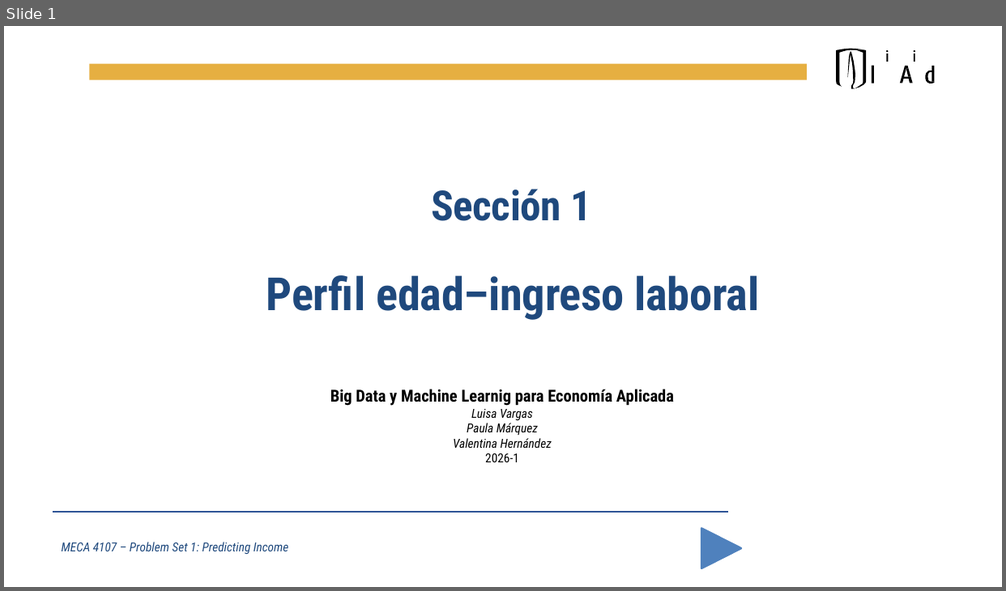
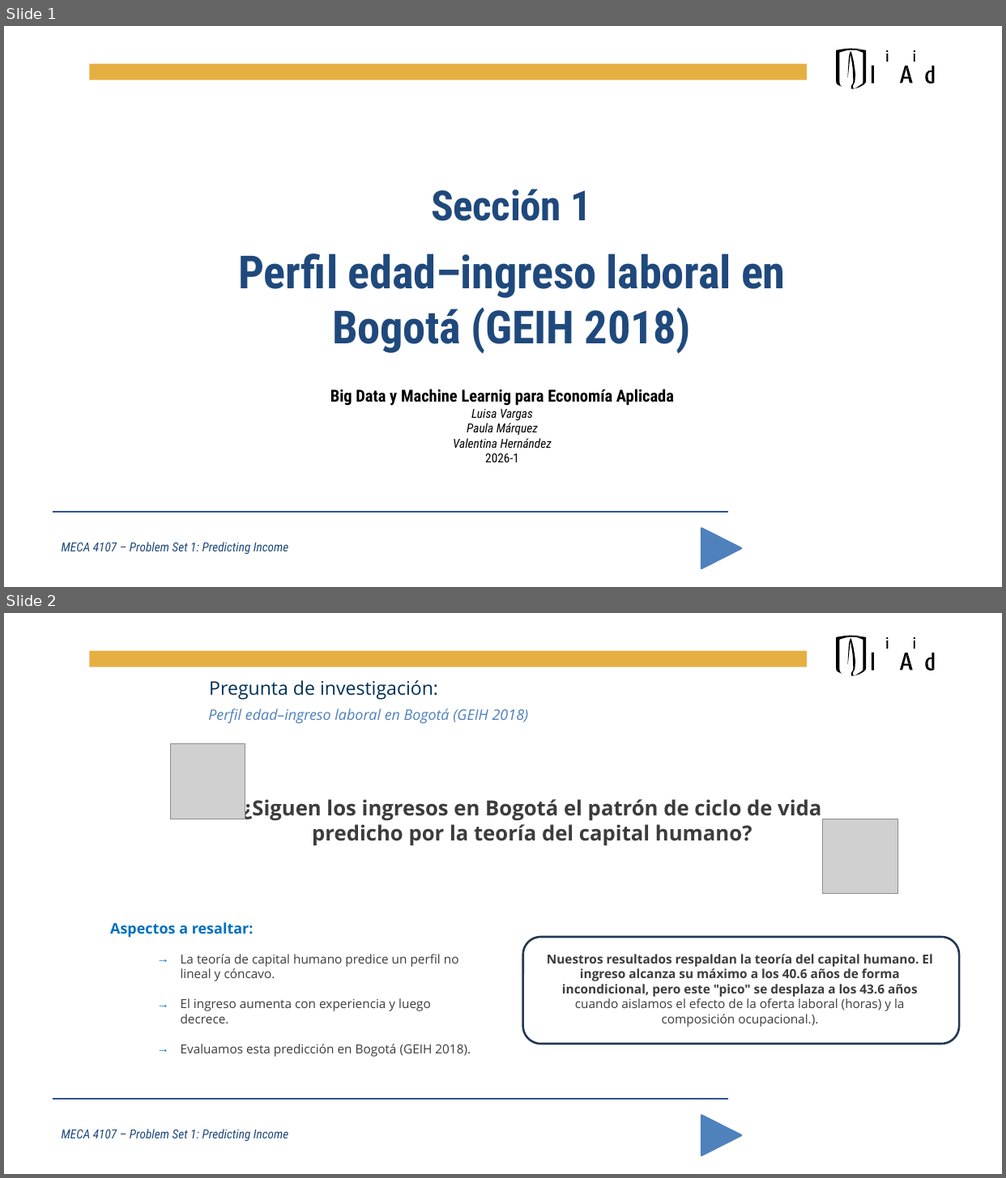
Before and after one commit to Lu2304/Taller-1, a slide deck: 01_section1_age_profile.pptx. Shown one above the other, each under a label of ours: slide 1 before the commit, slides 1 and 2 after it. The pictures are 1006x591 and 1006x1178 pixels, drawn with LibreOffice and Linux fonts; fonts in the diff are those of the drawing; grey boxes stand for pictures; background and template pictures are left out. Boxes give left, top, right and bottom in pixels: in the first picture for what was removed or moved away, otherwise in the second. Text is boxed around its words. In the diff, an @@ line names an element or a change of style, - is before the commit and + after.

```diff
--- a/01_section1_age_profile.pptx
+++ b/01_section1_age_profile.pptx
@@ slide 2 added at box(4, 613, 1002, 1174), background picture (left out); not listed: 2 template elements that a slide beside it also shows @@
@@ group added at box(808, 636, 1002, 692): 6 freeform shapes, 1 rectangle @@
@@ text added at box(209, 680, 438, 700), 18 pt, text #003057 @@
+Pregunta de investigación:
@@ text added at box(208, 709, 529, 724), 14 pt, text #4F81BD, italic @@
+Perfil edad–ingreso laboral en Bogotá (GEIH 2018)
@@ picture added at box(170, 744, 245, 819) @@
@@ text added at box(242, 797, 821, 845), 20 pt, text #3C3C3C, bold @@
+¿Siguen los ingresos en Bogotá el patrón de ciclo de vida predicho por la teoría del capital humano?
@@ picture added at box(823, 819, 898, 894) @@
@@ text added at box(110, 922, 253, 938), 14 pt, text #0070C0, bold @@
+Aspectos a resaltar:
@@ rounded rectangle added at box(522, 937, 959, 1044), outline #233953 2 pt @@
@@ text added at box(181, 954, 471, 1057), 12 pt, text #3C3C3C @@
+→ La teoría de capital humano predice un perfil no lineal y cóncavo.
+→ El ingreso aumenta con experiencia y luego decrece.
+→ Evaluamos esta predicción en Bogotá (GEIH 2018).
@@ text added at box(547, 954, 932, 1027), 12 pt, text #3C3C3C, bold @@
+Nuestros resultados respaldan la teoría del capital humano. El ingreso alcanza su máximo a los 40.6 años de forma incondicional, pero este "pico" se desplaza a los 43.6 años cuando aislamos el efecto de la oferta laboral (horas) y la composición ocupacional.).
@@ group added at box(54, 1105, 747, 1169): 2 rectangles, 1 text, 1 triangle @@
+MECA 4107 – Problem Set 1: Predicting Income
@@ slide 1 changed as well @@
@@ text at box(238, 254, 786, 354): text changed @@
-Perfil edad–ingreso laboral
+Perfil edad–ingreso laboral en Bogotá (GEIH 2018)
```
Also in this commit, not shown: 5 other slides added, 2 other files.
